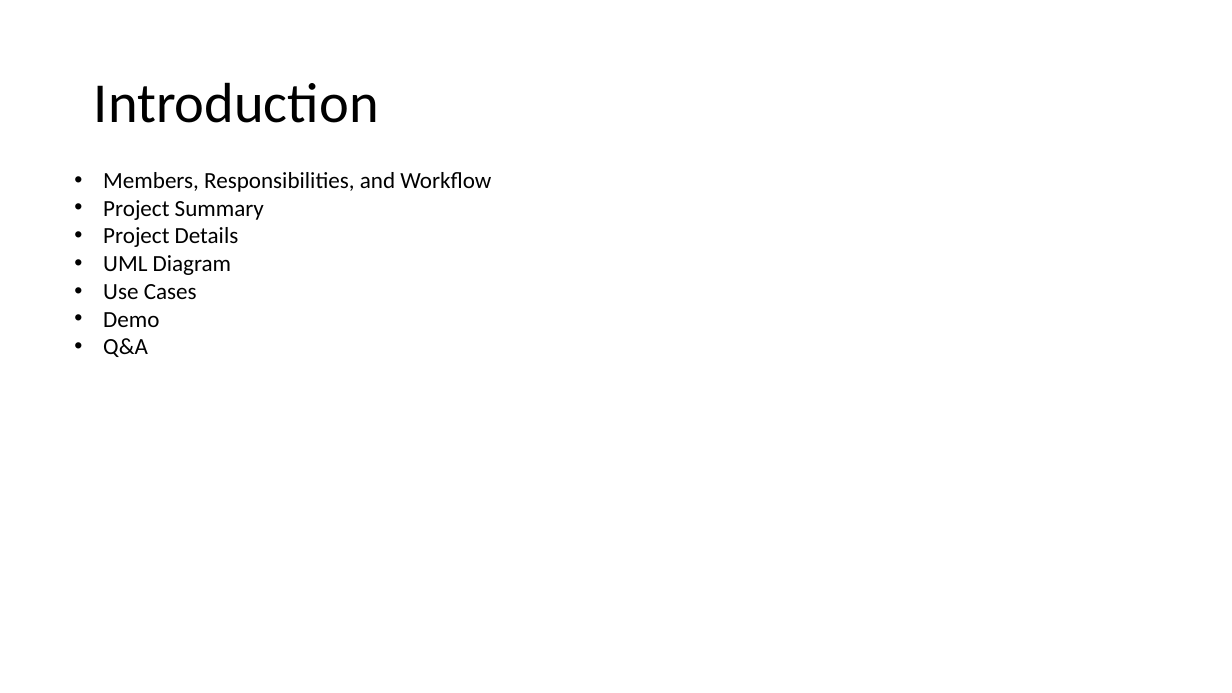
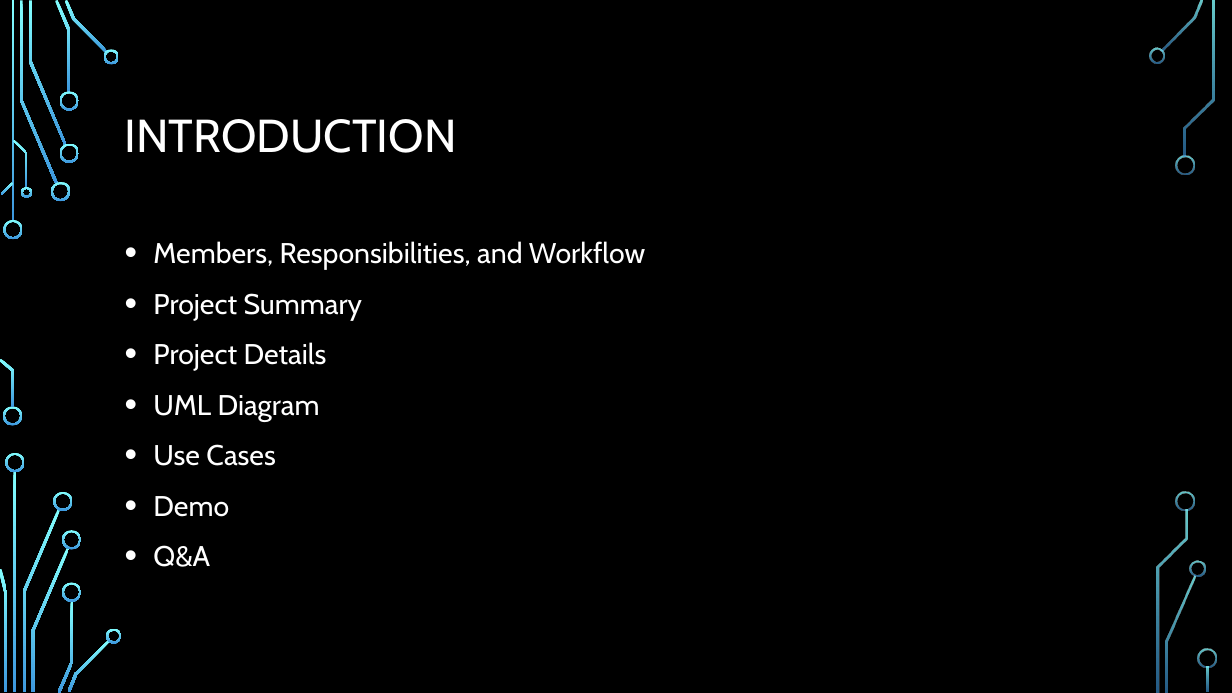
Before and after one commit to SeanMitchell1994/CS321_SP2019, a slide deck: slide 2 of report/Final Project.pptx. Drawn at 1232x693 pixels with LibreOffice and Linux fonts; fonts in the diff are those of the drawing; background and template pictures are left out. Boxes give left, top, right and bottom in pixels: in the first picture for what was removed or moved away, otherwise in the second. Text is boxed around its words. In the diff, an @@ line names an element or a change of style, - is before the commit and + after.

```diff
--- a/report/Final Project.pptx
+++ b/report/Final Project.pptx
@@ background #FFFFFF to picture (left out) @@
@@ title at bbox=[125, 119, 457, 153]: text changed; size 44 to 36 pt; font Calibri to Cabin; text colour #000000 to #FFFFFF @@
-Introduction
+INTRODUCTION
@@ text "Members, Responsibilities, and Workflow": place and size @@
-text "Members, Responsibilities, and Workflow" at bbox=[103, 172, 491, 357]
+text "Members, Responsibilities, and Workflow" at bbox=[153, 241, 645, 567]
@@ text "Members, Responsibilities, and Workflow" at bbox=[153, 241, 645, 567]: size 18 to 22.2 pt, font Calibri to Cabin, text colour #000000 to #FFFFFF; line spacing 1 to 1.1; more space between paragraphs @@
@@ group added at bbox=[0, 0, 1217, 693]: 33 freeform shapes, 3 rectangles @@
```
Also in this commit, not shown: 7 other slides changed, 5 slides added, 4 slides removed.
